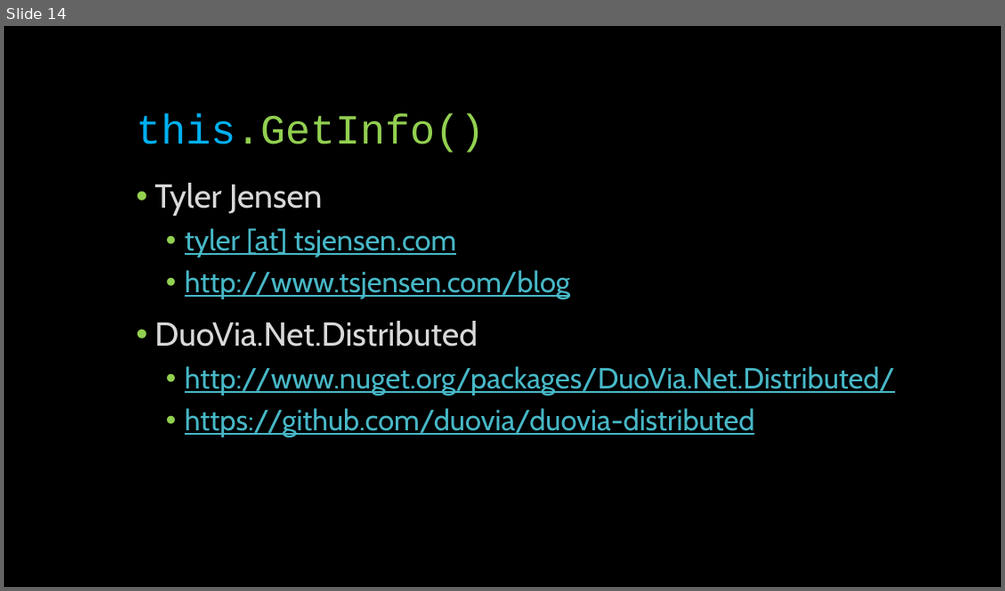
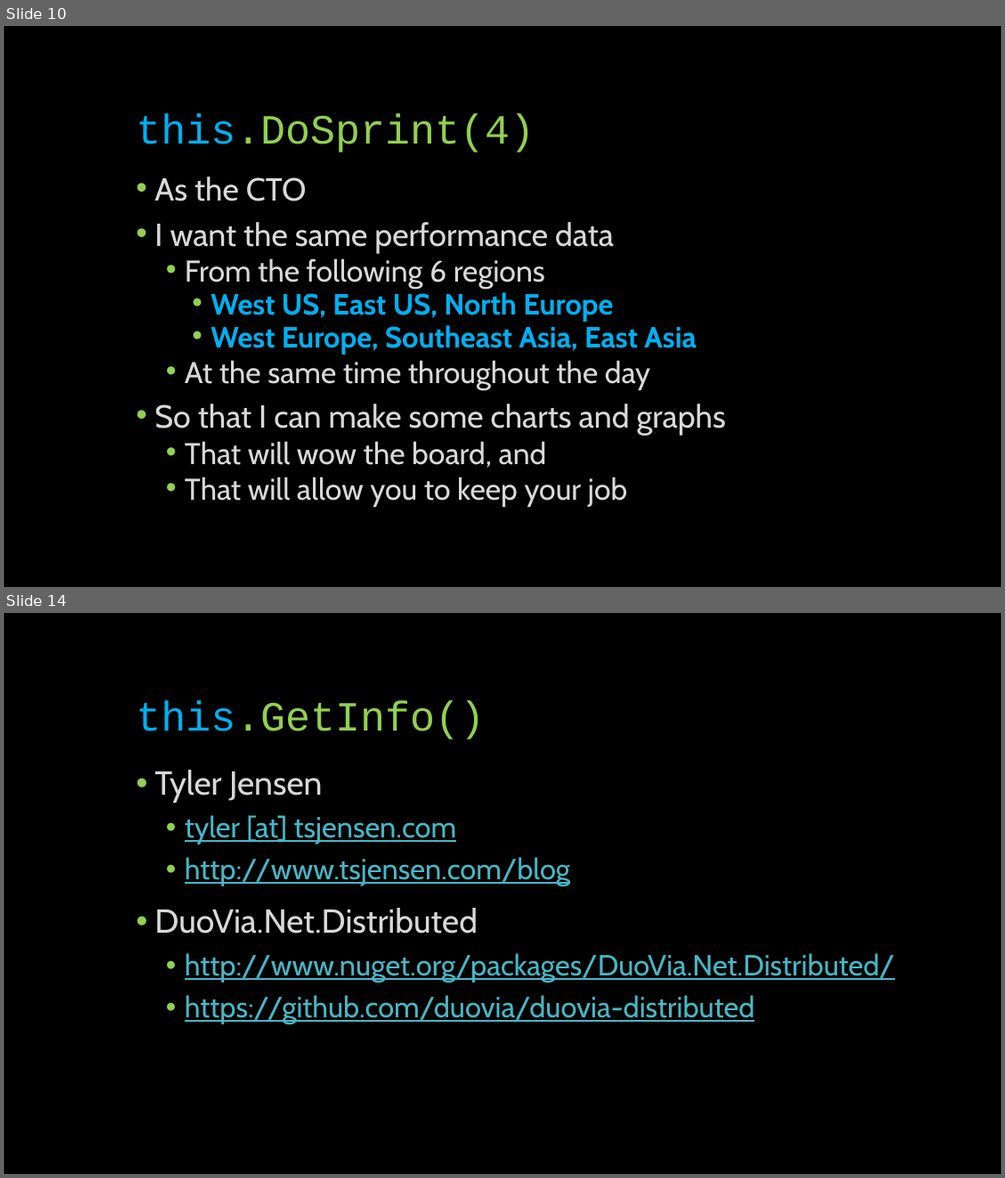
Before and after one commit to glennneiger/duovia-distributed, a slide deck: docs/distributed_demo.pptx. Shown one above the other, each under a label of ours: slide 14 before the commit, slides 10 and 14 after it; the slides between them are not shown. The pictures are 1005x591 and 1005x1178 pixels, drawn with LibreOffice and Linux fonts; fonts in the diff are those of the drawing. Boxes give left, top, right and bottom in pixels: in the first picture for what was removed or moved away, otherwise in the second. Text is boxed around its words. In the diff, an @@ line names an element or a change of style, - is before the commit and + after.

```diff
--- a/docs/distributed_demo.pptx
+++ b/docs/distributed_demo.pptx
@@ slide 10 added at box(4, 26, 1001, 587), background #000000 @@
@@ title added at box(136, 114, 534, 152), 40 pt, text #92D050 @@
+this.DoSprint(4)
@@ text added at box(154, 176, 726, 507), 28.9 pt, text #D9D9D9 @@
+• As the CTO
+• I want the same performance data
+  • From the following 6 regions
+    • West US, East US, North Europe
+    • West Europe, Southeast Asia, East Asia
+  • At the same time throughout the day
+• So that I can make some charts and graphs
+  • That will wow the board, and
+  • That will allow you to keep your job
```
Also in this commit, not shown: 4 slides changed, 8 other slides added, 9 slides removed, 4 other files.
